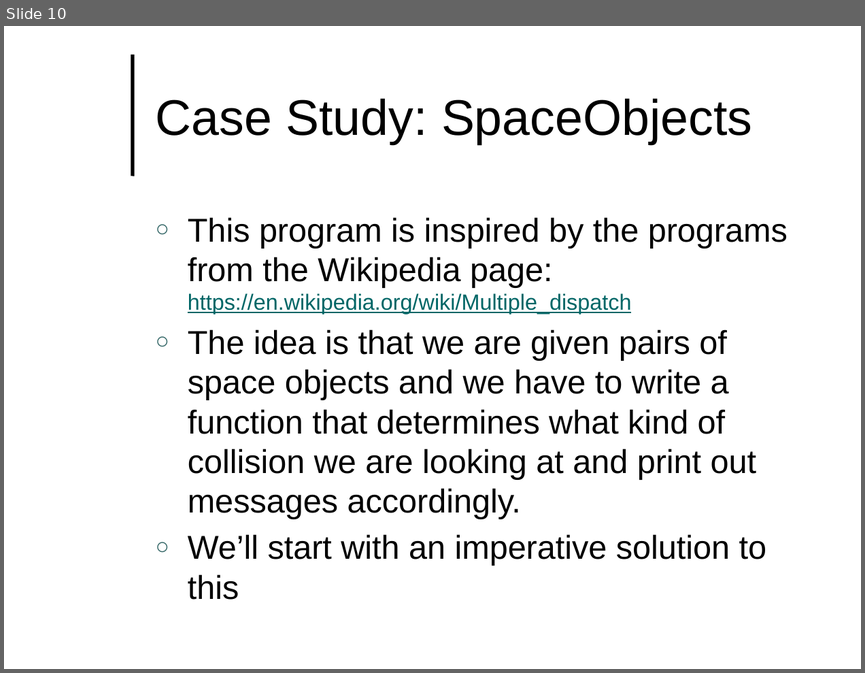
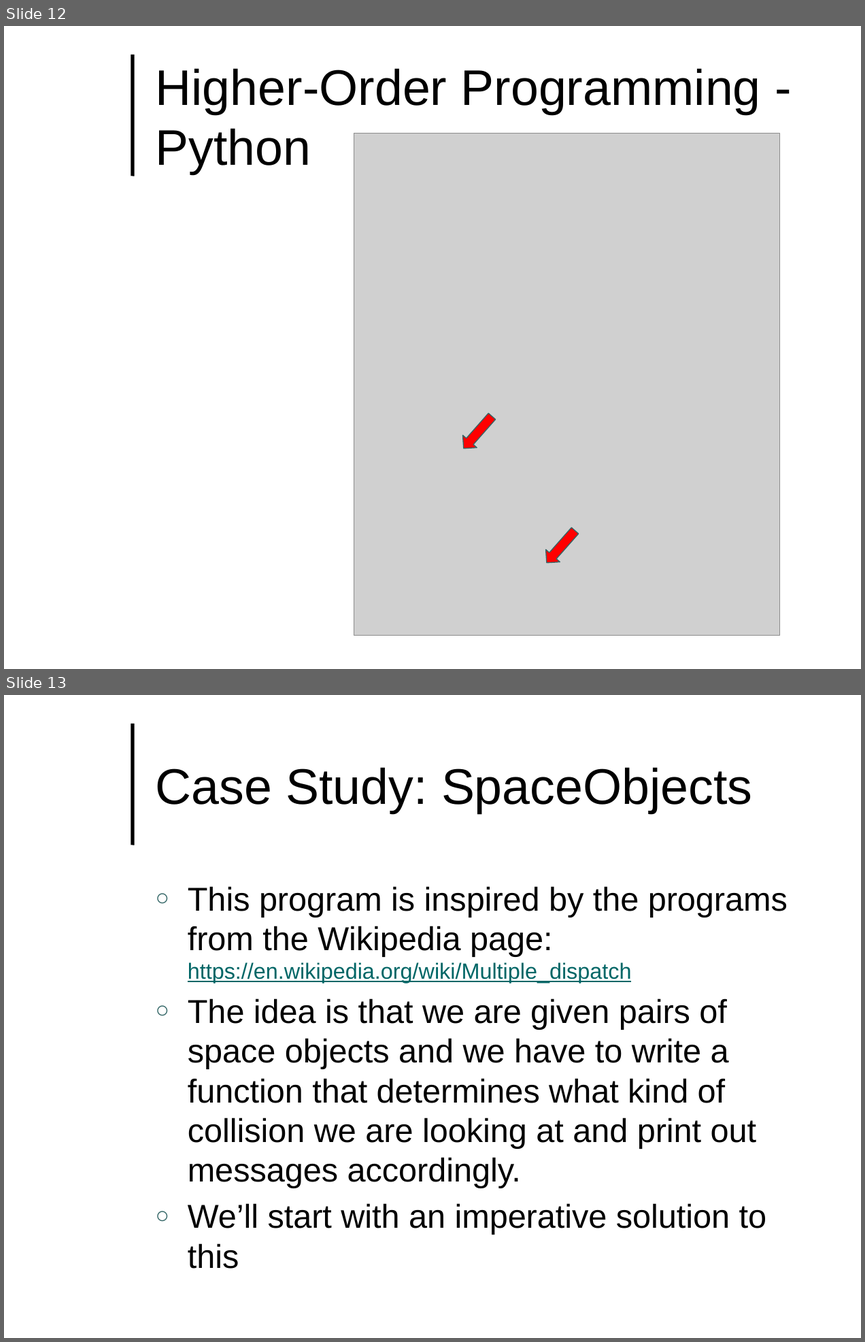
Before and after one commit to lutzhamel/CSC493, a slide deck: notes/csc493-ln017.pptx. Shown one above the other, each under a label of ours: slide 10 before the commit, slides 12 and 13 after it. The pictures are 865x673 and 865x1342 pixels, drawn with LibreOffice and Linux fonts; fonts in the diff are those of the drawing; grey boxes stand for pictures; background and template pictures are left out. Boxes give left, top, right and bottom in pixels: in the first picture for what was removed or moved away, otherwise in the second. Text is boxed around its words. In the diff, an @@ line names an element or a change of style, - is before the commit and + after.

```diff
--- a/notes/csc493-ln017.pptx
+++ b/notes/csc493-ln017.pptx
@@ slide 12 added at [4,26,861,669], background #FFFFFF; not listed: 1 template element that a slide beside it also shows @@
@@ title added at [156,68,761,174], 42 pt, text #000000 @@
+Higher-Order Programming - Python
@@ picture added at [354,133,779,635] @@
@@ left arrow added at [457,410,499,454], fill #FF0000, outline #336666 0.75 pt @@
@@ left arrow added at [540,524,582,569], fill #FF0000, outline #336666 0.75 pt @@
@@ what was slide 10 is now slide 13 @@
```
Also in this commit, not shown: 2 other slides added, 8 other files.
